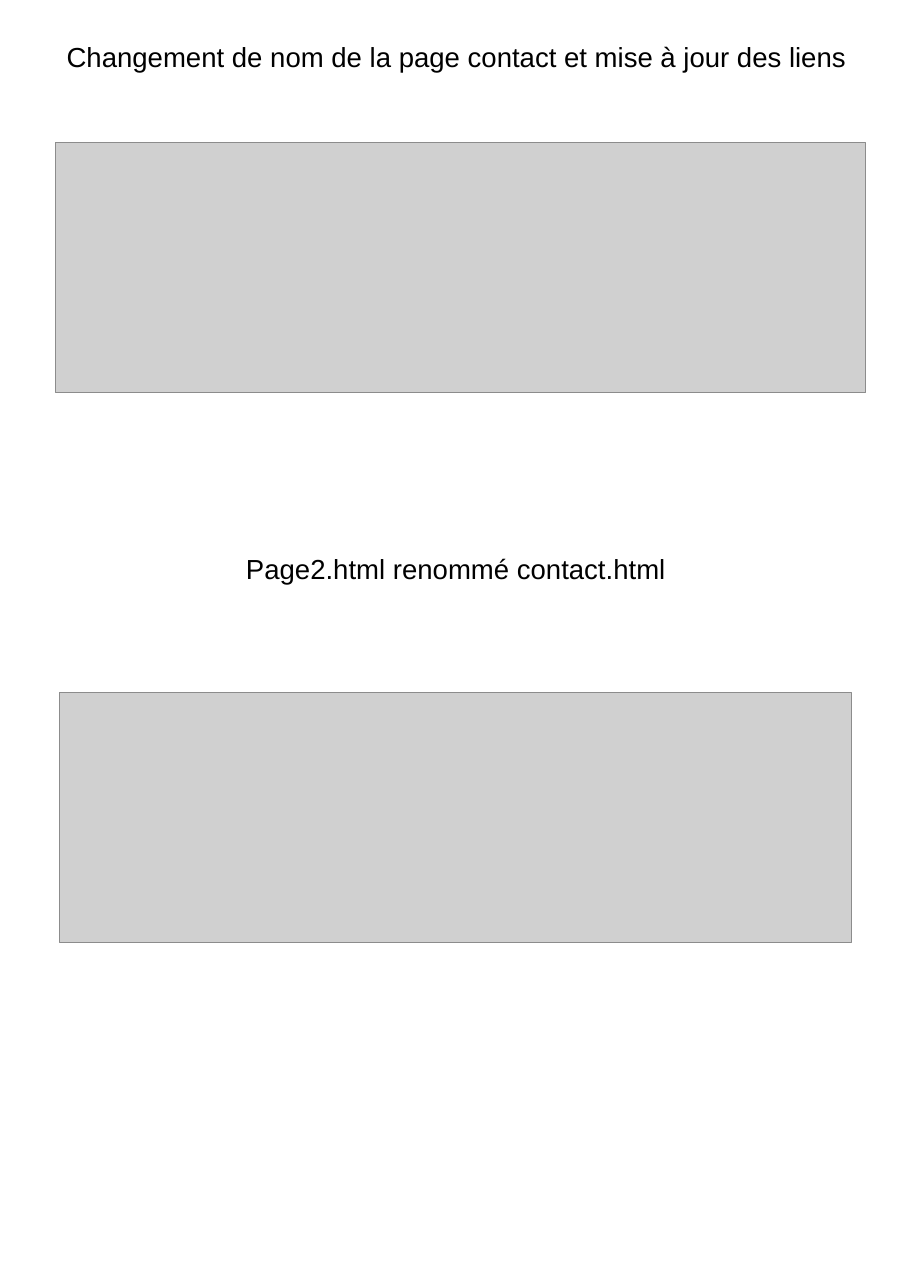
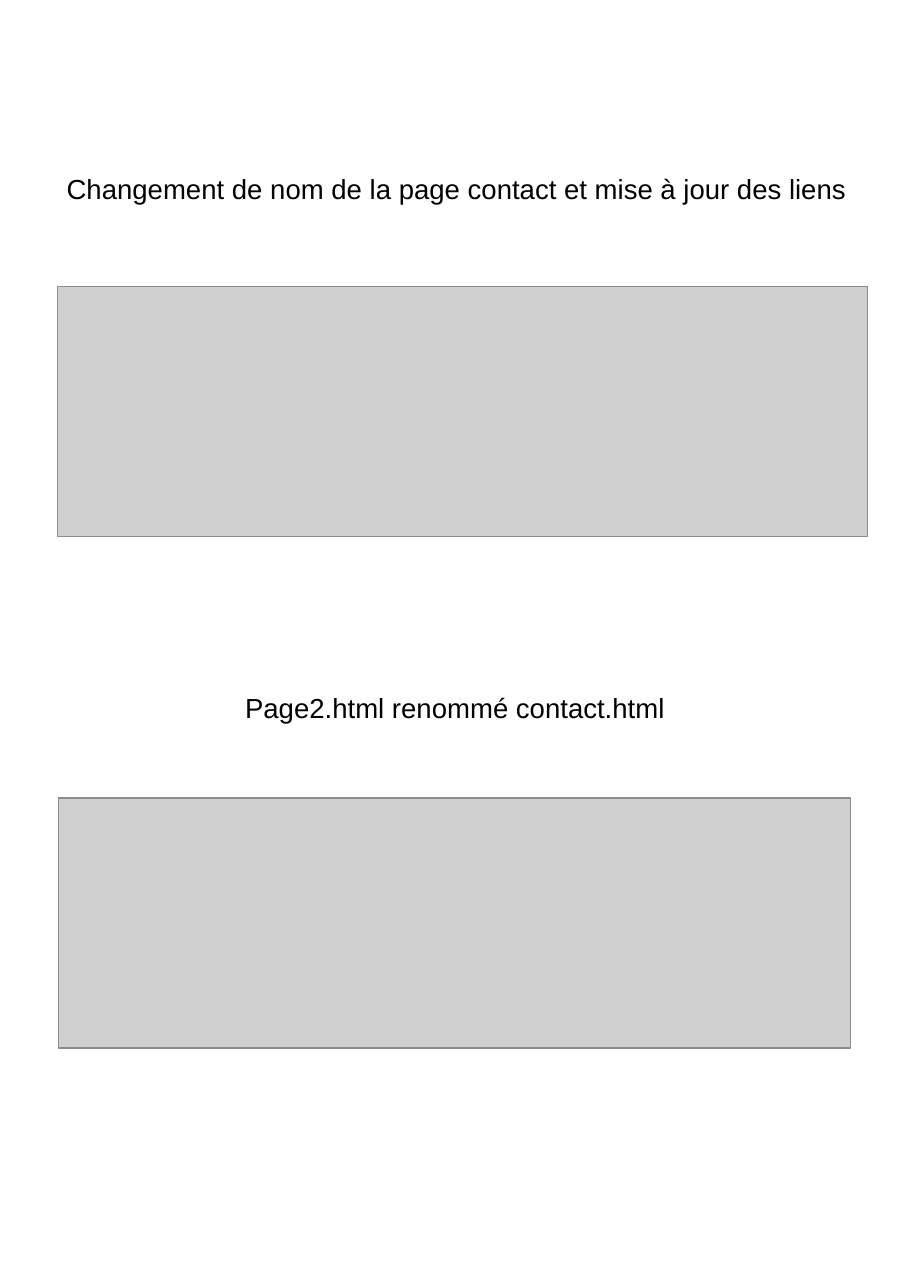
Before and after one commit to julabina/P4_OC_Analyse-SEO, a slide deck: slide 11 of rapport.odp. Drawn at 911x1288 pixels with LibreOffice and Linux fonts; fonts in the diff are those of the drawing; grey boxes stand for pictures. Boxes give left, top, right and bottom in pixels: in the first picture for what was removed or moved away, otherwise in the second. Text is boxed around its words. In the diff, an @@ line names an element or a change of style, - is before the commit and + after.

```diff
--- a/rapport.odp
+++ b/rapport.odp
@@ text "Changement de nom de la ...": place and size @@
-text "Changement de nom de la ..." at [67, 46, 846, 73]
+text "Changement de nom de la ..." at [67, 178, 846, 204]
@@ picture: place and size @@
-picture at [55, 142, 865, 392]
+picture at [57, 286, 867, 536]
@@ text "Page2.html renommé contact.html": place and size @@
-text "Page2.html renommé contact.html" at [246, 558, 665, 584]
+text "Page2.html renommé contact.html" at [245, 697, 664, 723]
@@ picture: place and size @@
-picture at [59, 693, 852, 943]
+picture at [58, 798, 850, 1048]
```
Also in this commit, not shown: 7 other slides changed, 4 other files.
